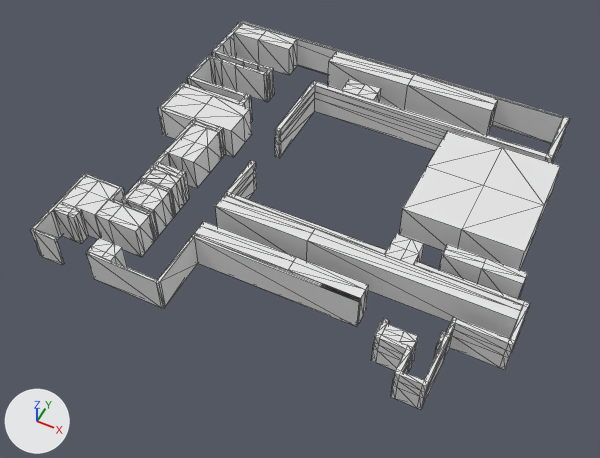
One commit to the glTF model models/PrimerPiso.glb: the scene before it, then after it.
One viewpoint serves both versions: a 50 mm camera at (2.23, -5.53, 6.09) aimed at (-0.25, -0.57, -0.1). Lighting does not change. The marker at lower left points along +X, +Y and +Z. Mesh edges are drawn as thin lines. Where no turn or scale is listed for an object, it has been applied to the vertices.

Names of what the first picture shows: 'Auditorio', 'Aula NP1', 'Aula NP2', 'Aulas 1001', 'Aulas 1002', 'Cerseu', 'DGA', 'Direccion escuela', 'Losa', 'Pared', 'SSHH1', 'Vestidores'.
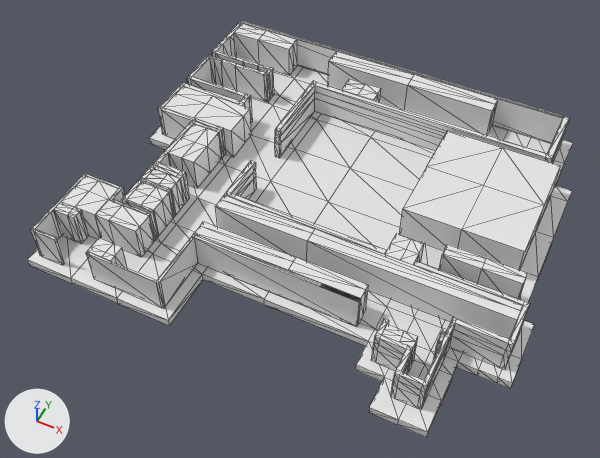
What changed in the scene script:
```text
Add me_cubo_007:
    me_cubo_007.from_pydata(...)  # 238 vertices, 472 faces; spans x -0.93..0.95, y -0.91..0.91, z -1.0..1.0
Add ob_base:
    ob_base = bpy.data.objects.new('Base', me_cubo_007)
    ob_base.location = (-0.119, -0.198, -0.04)
    ob_base.rotation_euler = (0.0, 0.0, 3.142)  # degrees (0, 0, 180)
    ob_base.scale = (-2.41, -2.16, -0.0428)
```

Where the change shows, as pixel boxes (x1, y1, x2, y2) in the pictures (600 x 458 px):
'Base', added: after (27, 65, 573, 437)
